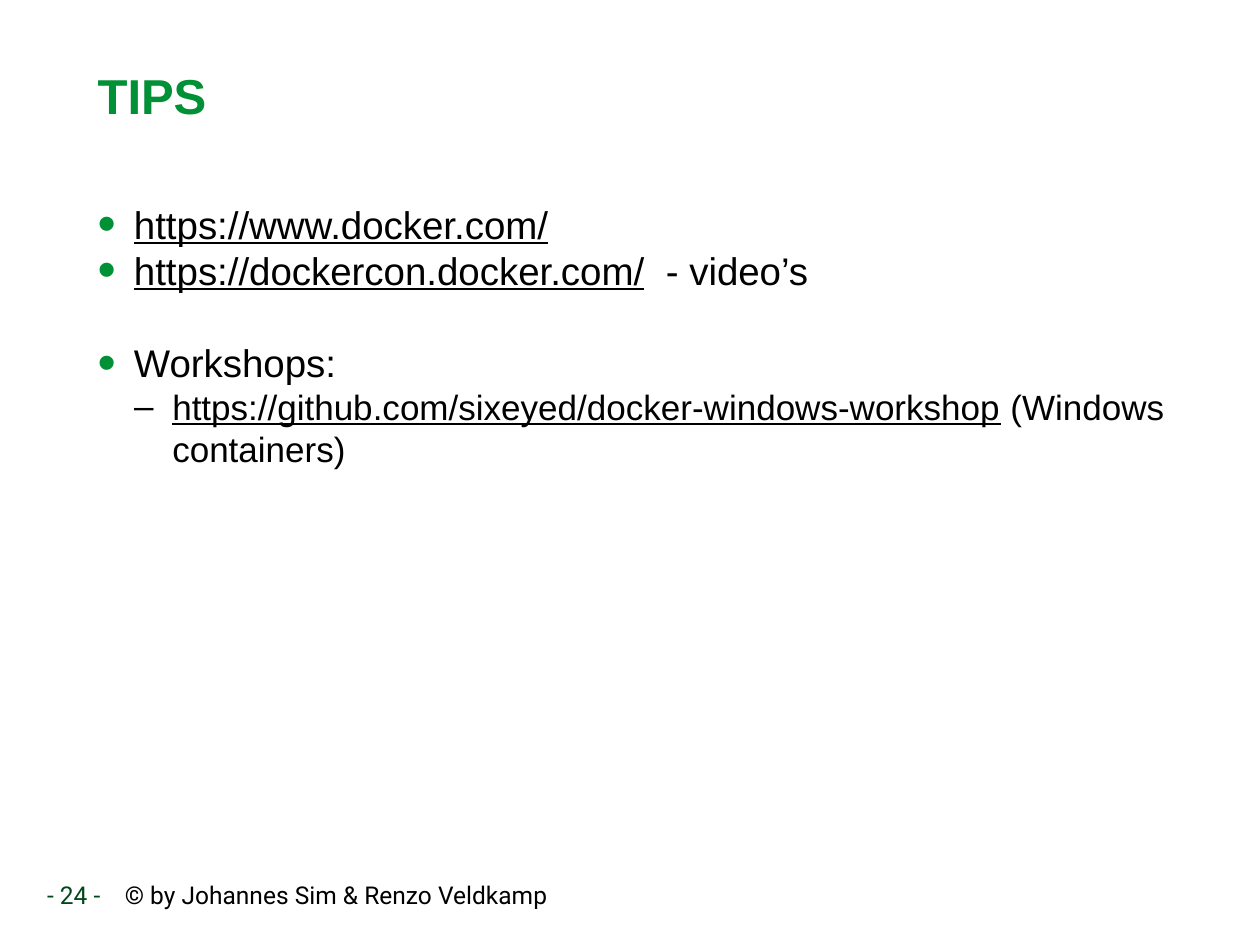
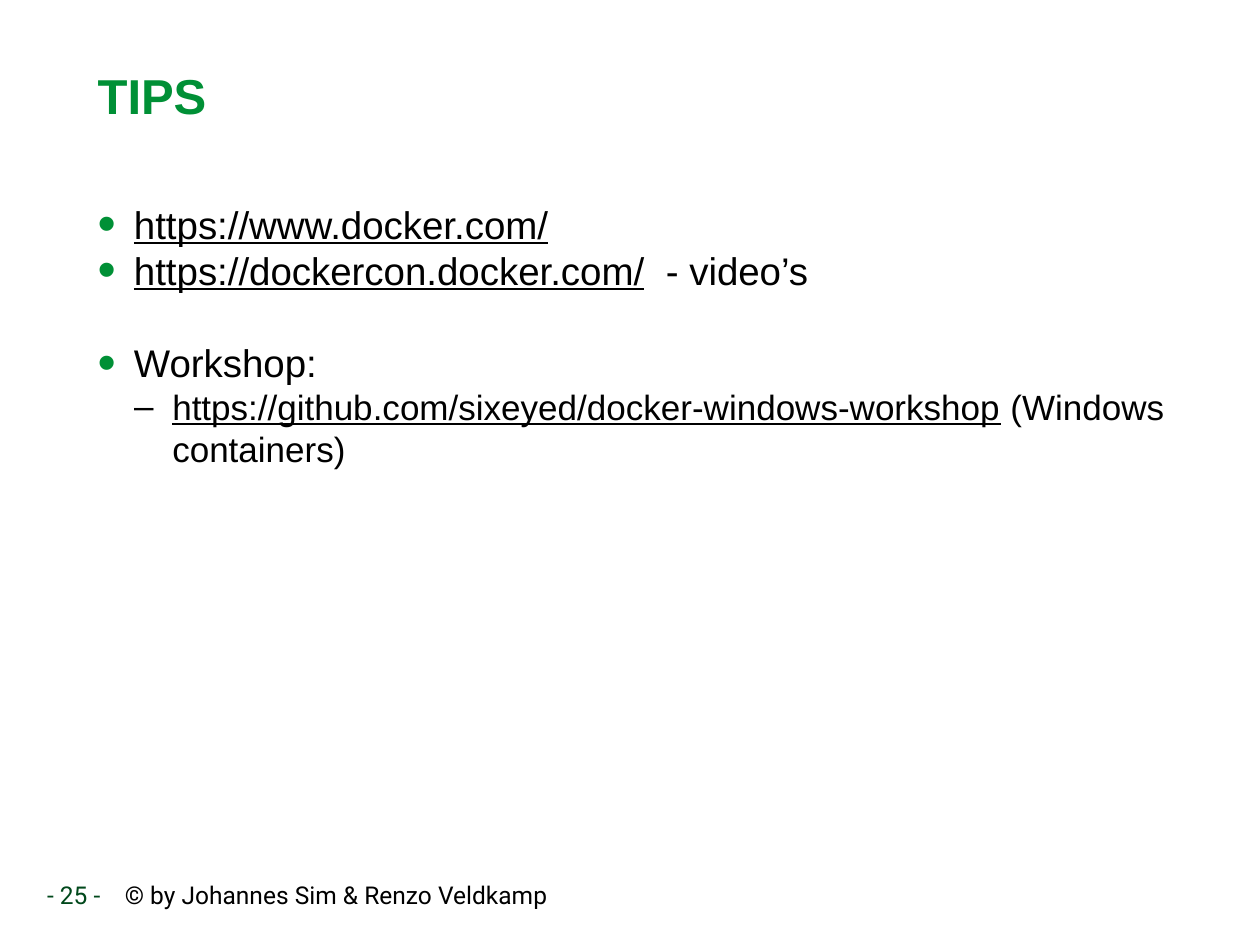
Before and after one commit to RenzoVeldkamp/MicroContainer, a slide deck: slide 25 of Presentatie/Docker102.pptx (slide 24 before the commit). Drawn at 1260x945 pixels with LibreOffice and Linux fonts; fonts in the diff are those of the drawing; background and template pictures are left out. Boxes give left, top, right and bottom in pixels: in the first picture for what was removed or moved away, otherwise in the second. Text is boxed around its words. In the diff, an @@ line names an element or a change of style, - is before the commit and + after.

```diff
--- a/Presentatie/Docker102.pptx
+++ b/Presentatie/Docker102.pptx
@@ text at [134,349,317,385]: text changed @@
-• Workshops:
+• Workshop:
@@ text at [60,885,547,910]: text changed @@
-- 24 - © by Johannes Sim & Renzo Veldkamp
+- 25 - © by Johannes Sim & Renzo Veldkamp
```
Also in this commit, not shown: 3 other slides changed, 1 slide added.
